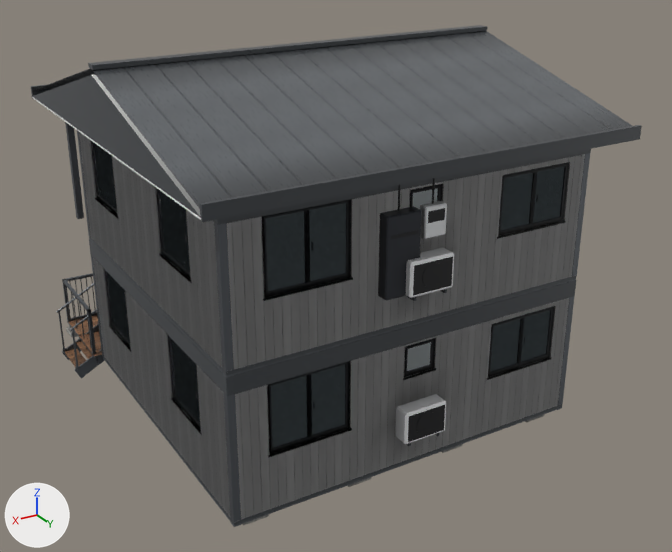
Two versions of the glTF model glb/Duplex20_Production.glb, one commit apart.
Rendered twice from a 50 mm camera at (7.76, 13.5, 9.07) aimed at (-0.46, -0.2, 2.22). Arrows for +X, +Y and +Z are at lower left; the lights stay in place. The older version comes first. Where no turn or scale is listed for an object, it has been applied to the vertices. Vertices at exactly the same position are counted once.

Names of what the first picture shows: 'BaseFrame', 'ExteriorPanelsPremium', 'HVACIndoorUnit', 'RoofMain', 'RoofSlopingUpgrade', 'SolarPrep', 'TerraceDeck', 'TopFrame', 'WindowsLargeUpgrade', 'WindowsStandard' and 1 more.
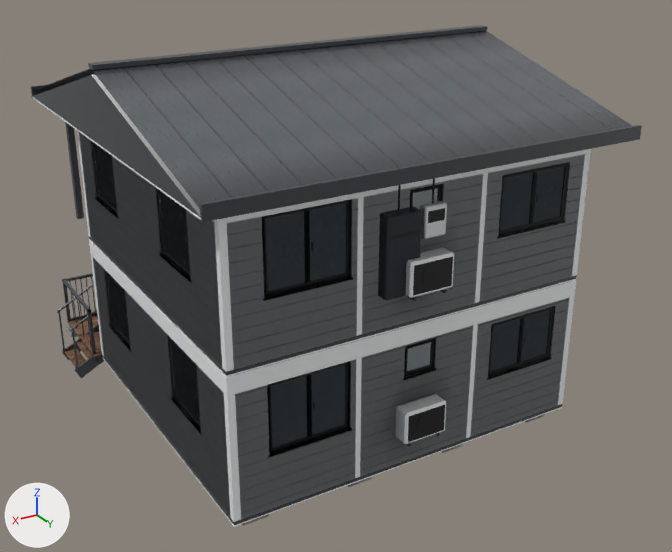
The change, as a diff of the scene's bpy script:
```diff
--- a/glb/Duplex20_Production.glb.py
+++ b/glb/Duplex20_Production.glb.py
@@ mat_materialexteriorstandard @@
 mat_materialexteriorstandard = bpy.data.materials.new('MaterialExteriorStandard')
-# nodes: BsdfPrincipled, Math, Mix, NormalMap, OutputMaterial, SeparateColor, TexImage x3, VertexColor
+# nodes: BsdfPrincipled, Math, Mix x2, NormalMap, OutputMaterial, SeparateColor, TexImage x3, VertexColor
+# colours: light grey #d2d5d8, mixed with the vertex colours
 # uses the picture img_image_11
@@ mat_materialexteriorpremium @@
 n2 = _N.new('ShaderNodeMix'); n2.name = 'Mix'
 n2.inputs[0].default_value = 1.0  # 'Factor'
+n2.inputs[7].default_value = (0.642, 0.665, 0.688, 1.0)  # 'B', light grey #d2d5d8
+n10 = _N.new('ShaderNodeMix'); n10.name = 'Mix.001'
+n10.data_type = 'RGBA'
+n10.blend_type = 'MULTIPLY'
+n10.inputs[0].default_value = 1.0  # 'Factor'
 n3 = _N.new('ShaderNodeVertexColor'); n3.name = 'Color Attribute'
@@ mat_materialexteriorpremium @@
 n4 = _N.new('ShaderNodeTexImage'); n4.name = 'Image Texture'
 _L.new(n2.outputs[2], n0.inputs[0])  # 'Result' to 'Base Color'
-_L.new(n3.outputs[0], n2.inputs[7])  # 'Color' to 'B'
-_L.new(n4.outputs[0], n2.inputs[6])  # 'Color' to 'A'
 _L.new(n5.outputs[0], n0.inputs[1])  # 'Value' to 'Metallic'
@@ mat_materialexteriorpremium @@
 _L.new(n9.outputs[0], n8.inputs[1])  # 'Color' to 'Color'
+_L.new(n10.outputs[2], n2.inputs[6])  # 'Result' to 'A'
+_L.new(n3.outputs[0], n10.inputs[7])  # 'Color' to 'B'
+_L.new(n4.outputs[0], n10.inputs[6])  # 'Color' to 'A'
@@ mat_materialdetailframewhite @@
+mat_materialdetailframewhite = bpy.data.materials.new('MaterialDetailFrameWhite')
+# nodes: BsdfPrincipled, Mix, OutputMaterial, VertexColor
+# colours: white #f4f5f6, mixed with the vertex colours
@@ me_roofmain_mesh @@
 me_roofmain_mesh.from_pydata(...)  # 1602 vertices, 2308 faces; spans x -3.37..3.28, y -3.18..3.09, z 0.02..5.26
+# me_roofmain_mesh part 1: 1332 faces spanning x -3.28..3.28, y -3.09..3.09, z 4.96..5.26 switch from mat_materialdetailfascia to mat_materialdetailframewhite
 me_roofmain_mesh.materials.append(mat_materialroofstandard)
@@ me_baseframe_mesh @@
 me_baseframe_mesh.from_pydata(...)  # 1516 vertices, 2552 faces; spans x -3.27..3.27, y -3.08..3.08, z 0.19..0.29
+# me_baseframe_mesh part 2: 784 faces spanning x -3.27..3.27, y -3.08..3.08, z 0.19..0.23 switch from mat_materialframesteel to mat_materialdetailframewhite
 me_baseframe_mesh.materials.append(mat_materialdetailfascia)
@@ me_topframe_mesh @@
-me_topframe_mesh.from_pydata(...)  # 5678 vertices, 9412 faces; spans x -3.28..3.81, y -4.19..3.09, z -0.23..5.18
+me_topframe_mesh.from_pydata(...)  # 6126 vertices, 10000 faces; spans x -3.28..3.81, y -4.19..3.09, z -0.23..5.18
+# me_topframe_mesh part 3: the loose piece of 64 vertices spanning x -3.27..-3.15, y 2.96..3.08, z 0.29..2.65 is copied, and the copy is scaled about its middle by (0.796, 1, 1), then moved by (2.1, 0.0, 0.0), in mat_materialdetailframewhite; it spans x -1.16..-1.06, y 2.96..3.08, z 0.29..2.65
+# me_topframe_mesh part 4: the loose piece of 64 vertices spanning x 3.15..3.27, y 2.96..3.08, z 0.29..2.65 is copied, and the copy is scaled about its middle by (0.796, 1, 1), then moved by (-2.1, 0.0, 0.0), in mat_materialdetailframewhite; it spans x 1.06..1.16, y 2.96..3.08, z 0.29..2.65
+# me_topframe_mesh part 5: the loose piece of 64 vertices spanning x -3.27..-3.15, y 2.96..3.08, z 2.82..5.18 is copied, and the copy is scaled about its middle by (0.796, 1, 1), then moved by (2.1, 0.0, 0.0), in mat_materialdetailframewhite; it spans x -1.16..-1.06, y 2.96..3.08, z 2.82..5.18
+# me_topframe_mesh part 6: the loose piece of 64 vertices spanning x 3.15..3.27, y 2.96..3.08, z 2.82..5.18 is copied, and the copy is scaled about its middle by (0.796, 1, 1), then moved by (-2.1, 0.0, 0.0), in mat_materialdetailframewhite; it spans x 1.06..1.16, y 2.96..3.08, z 2.82..5.18
+# me_topframe_mesh part 7: 3928 faces spanning x -3.27..3.27, y -3.08..3.08, z 0.29..5.18 switch from mat_materialframesteel to mat_materialdetailframewhite
+# me_topframe_mesh part 8: 1332 faces spanning x -3.28..3.28, y -3.09..3.09, z 2.43..2.73 switch from mat_materialdetailfascia to mat_materialdetailframewhite
+# other edits to the shape of me_topframe_mesh do not show in these pictures
 me_topframe_mesh.materials.append(mat_materialroofstandard)
```

Boxes [x1, y1, x2, y2] around the edits, measured in the pictures (672 x 552 px):
part 1 of me_roofmain_mesh, recoloured
    both: [212, 149, 591, 225]
part 2 of me_baseframe_mesh, recoloured
    both: [102, 357, 562, 527]
part 3 of me_topframe_mesh, added
    after: [466, 324, 478, 438]
part 4 of me_topframe_mesh, added
    after: [355, 358, 362, 478]
part 5 of me_topframe_mesh, added
    after: [475, 173, 488, 303]
part 6 of me_topframe_mesh, added
    after: [356, 197, 364, 336]
part 7 of me_topframe_mesh, recoloured
    both: [77, 131, 590, 522]
part 8 of me_topframe_mesh, recoloured
    both: [89, 240, 576, 396]
